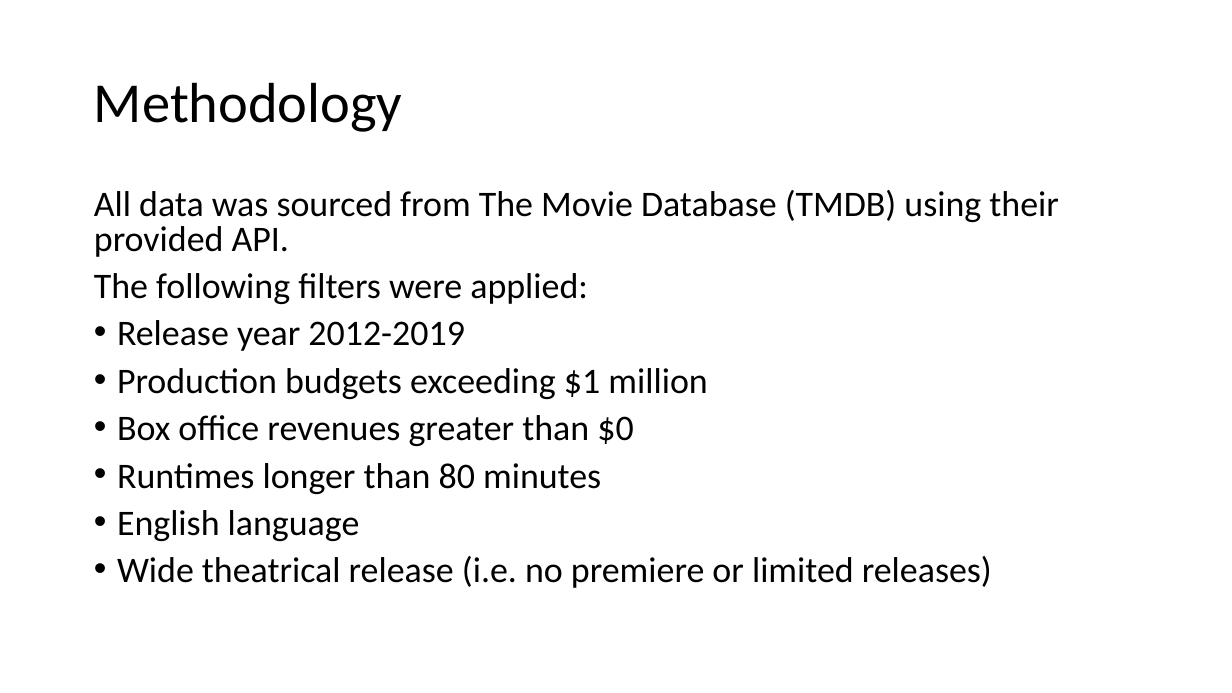
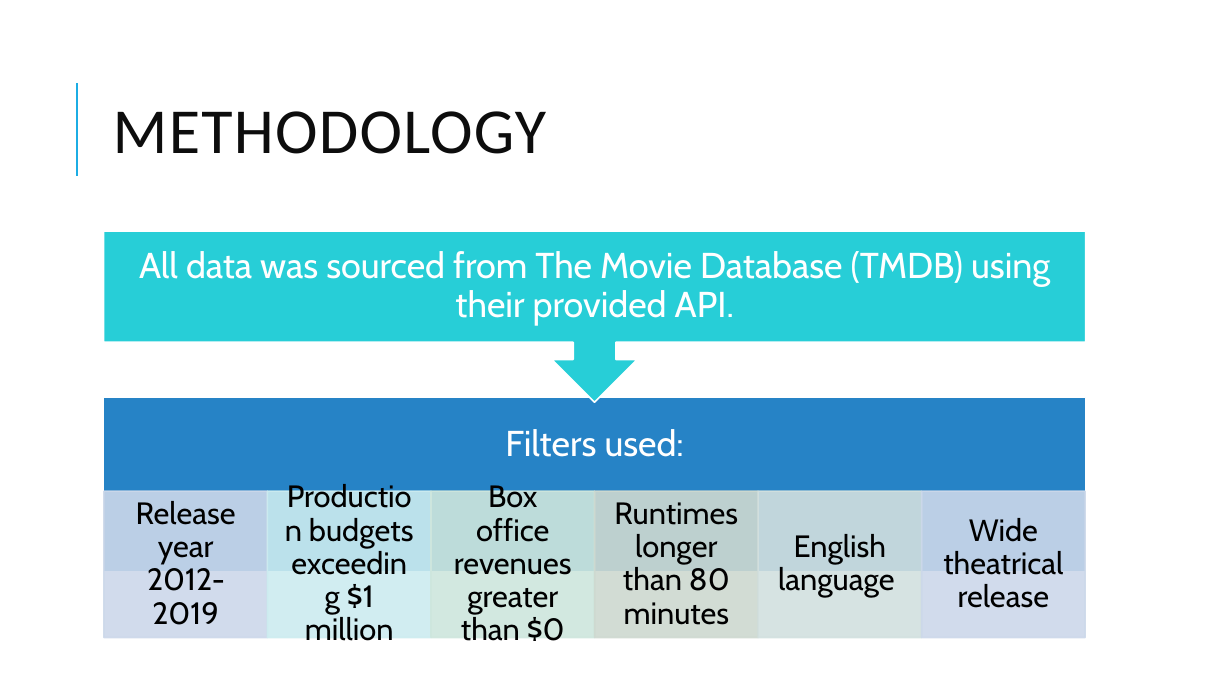
Before and after one commit to Drymander/dsc-phase-1-project, a slide deck: slide 3 of images/Box Office Analysis.pptx. Drawn at 1232x693 pixels with LibreOffice and Linux fonts; fonts in the diff are those of the drawing. Boxes give left, top, right and bottom in pixels: in the first picture for what was removed or moved away, otherwise in the second. Text is boxed around its words. In the diff, an @@ line names an element or a change of style, - is before the commit and + after.

```diff
--- a/images/Box Office Analysis.pptx
+++ b/images/Box Office Analysis.pptx
@@ line added from (77, 176) to (77, 83), #1CADE4 1.5 pt @@
@@ title at box(113, 111, 546, 154): text changed; size 44 to 50 pt; text colour #000000 to #0D0D0D @@
-Methodology
+METHODOLOGY
@@ text removed at box(94, 190, 1058, 588) @@
-All data was sourced from The Movie Database (TMDB) using their provided API.
-The following filters were applied:
-• Release year 2012-2019
-• Production budgets exceeding $1 million
-• Box office revenues greater than $0
-• Runtimes longer than 80 minutes
-• English language
-• Wide theatrical release (i.e. no premiere or limited releases)
@@ group added at box(104, 231, 1086, 647): 8 texts, 7 rectangles, 1 up arrow callout @@
+Filters used:
+Release year 2012-2019
+Production budgets exceeding $1 million
+Box office revenues greater than $0
+Runtimes longer than 80 minutes
+English language
+Wide theatrical release
+All data was sourced from The Movie Database (TMDB) using their provided API.
```
Also in this commit, not shown: 4 other slides changed, 6 slides added, 6 slides removed, 2 other files.
